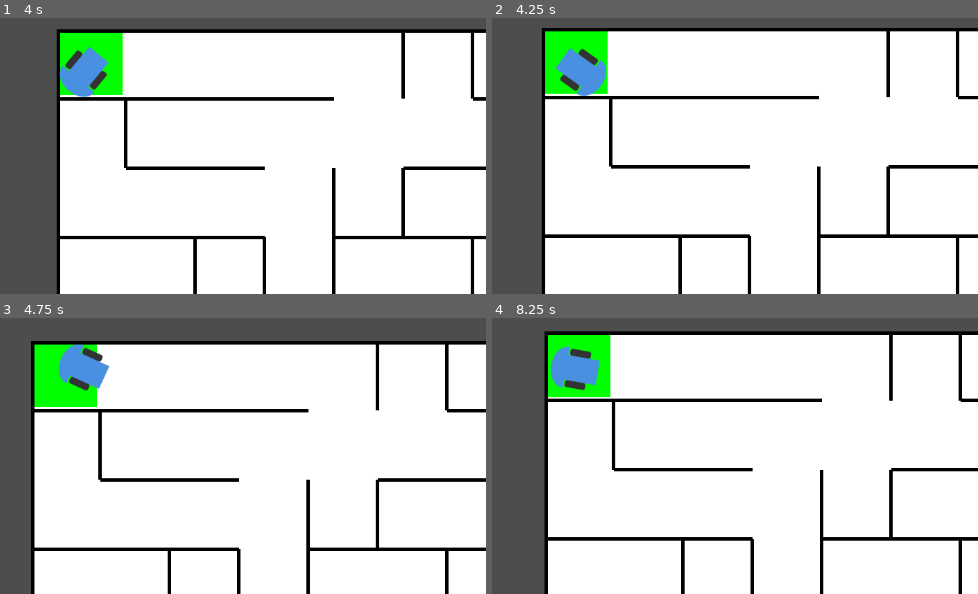
Above: before the commit, frames 1-4 (two rows, left to right).
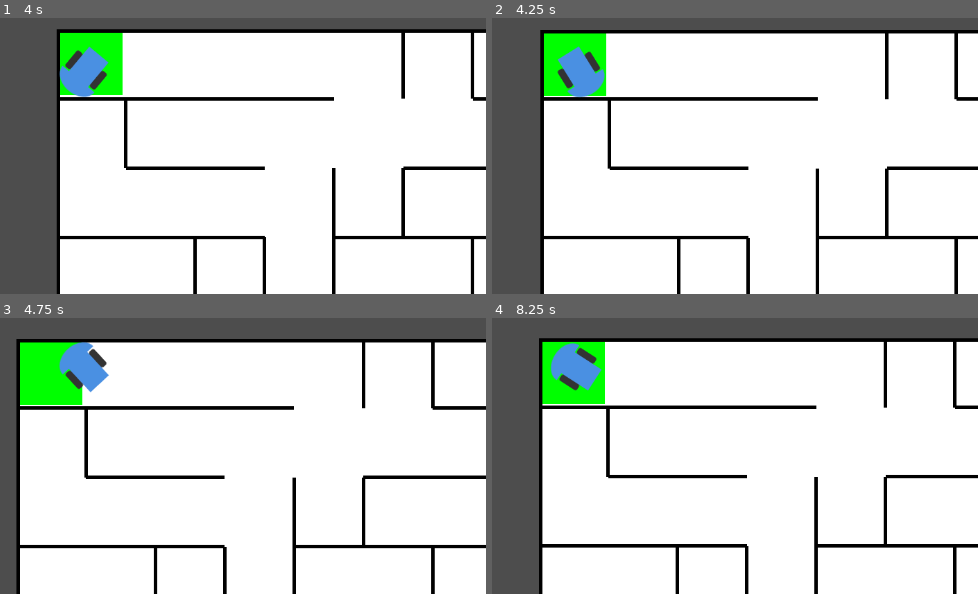
Above: after the commit, the same moments.

Repository: RubenJasperse/MazeSolverRobotSim
Game: Godot game, scene res://Scenes/main.tscn
Same seed, same stepped clock (60 frames per second), same inputs: the game is played once before the commit and once after it.
Inputs:
- Up to frame 1 (4 s): tap Enter (ui_accept) at 0.5, 1.35, 1.52, 1.82, 2.85, 3.02, 3.32 s; hold D (right) 0.53-1.28 s; hold Enter (ui_accept) 0.53-1.28 s; hold A (left) 1.28-2.03 s; hold Enter (ui_accept) 2.03-2.78 s; hold D (right) 2.03-3.53 s; hold A (left) from 3.53 s (still down); hold Enter (ui_accept) from 3.53 s (still down)
- Up to frame 2 (4.25 s): keep holding A (left); keep holding Enter (ui_accept); tap Escape (ui_cancel) at 4.15 s
- Up to frame 3 (4.75 s): keep holding A (left); release Enter (ui_accept) at 4.28 s; tap Enter (ui_accept) at 4.35, 4.52 s
- Up to frame 4 (8.25 s): tap Enter (ui_accept) at 4.82, 5.85, 6.02, 6.32, 7.35, 7.52, 7.82 s; hold Enter (ui_accept) 5.03-5.78 s; release A (left) at 5.78 s; hold D (right) 5.78-8.03 s; hold Enter (ui_accept) 6.53-7.28 s; hold A (left) from 8.03 s (still down); hold Enter (ui_accept) from 8.03 s (still down)

Frame 1 is identical in both runs. In frame 2, 6.9% of the frame differs, in the area x 9-100%, y 3-100%; in frame 3, 14%; in frame 4, 14%, in the area x 9-100%, y 4-100%.

Commit message:
API part 1.5 + Error Handling
API part 1.5 + Lots of bugfixes/optimizations + Error Handling + Debug tools + Algorithm stepper

Diff:
--- a/Scenes/main.tscn
+++ b/Scenes/main.tscn
@@ -12,7 +12,10 @@
 
 [node name="Camera2D" type="Camera2D" parent="Robot"]
 
-[node name="SimulationHandler" type="Node2D" parent="." node_paths=PackedStringArray("robot", "maze_generator")]
+[node name="SimulationHandler" type="Node2D" parent="." node_paths=PackedStringArray("robot", "maze_generator", "microcontroller")]
 script = ExtResource("3_8gbba")
 robot = NodePath("../Robot")
 maze_generator = NodePath("../MazeGenerator")
+microcontroller = NodePath("../Robot/MicroController")
+
+[editable path="Robot"]
--- a/Scripts/micro_controller.gd
+++ b/Scripts/micro_controller.gd
@@ -1,17 +1,36 @@
-# microcontroller_api.gd
 extends Node
 class_name MicrocontrollerAPI
 
 # Configuration
 @export var sensors_node: Node  # Reference to RobotSensors node
-
-# API Defaults
 @export var wall_detection_threshold: float = 50.0
+
+# Sensor staleness threshold in milliseconds
+const SENSOR_STALE_THRESHOLD_MS: float = 500.0
+const TOF_MAX_RANGE: float = 150.0
 
 # Internal state
 var last_sensor_update_time: float = 0.0
 var sensor_data_cache: Dictionary = {}
 var is_initialized: bool = false
+var error_state: bool = false
+var error_message: String = ""
+
+# Cached flat sensor values
+var _tof_front: float = TOF_MAX_RANGE
+var _tof_left: float = TOF_MAX_RANGE
+var _tof_right: float = TOF_MAX_RANGE
+var _gyro_angle: float = 0.0
+var _gyro_angular_velocity: float = 0.0
+var _gyro_absolute_angle: float = 0.0
+var _gyro_calibrated: bool = false
+var _accel_x: float = 0.0
+var _accel_y: float = 0.0
+var _mag_heading: float = 0.0
+
+# Motor state (will be expanded later)
+var left_motor_speed: float = 0.0
+var right_motor_speed: float = 0.0
 
 # --------------------------------------------------------------------
 # INITIALIZATION
@@ -21,7 +40,6 @@
 	initialize()
 
 func initialize():
-	# Wait for sensors to be ready
 	await get_tree().process_frame
 
 	if sensors_node and sensors_node.has_method("get_sensor_data"):
@@ -30,11 +48,34 @@
 		calibrate_sensors()
 	else:
 		push_error("Sensors node not found or missing get_sensor_data method")
+		enter_error_state("Sensor node missing during initialization")
 
 func _process(_delta: float) -> void:
+	if error_state:
+		return
+
 	update_sensors()
 
-	#print(get_compass_heading())
+# --------------------------------------------------------------------
+# ERROR HANDLING
+# --------------------------------------------------------------------
+
+func enter_error_state(message: String):
+	error_state = true
+	error_message = message
+	stop_motors()
+	push_error("Microcontroller ERROR: " + message)
+
+func clear_error_state():
+	error_state = false
+	error_message = ""
+	print("Microcontroller error cleared")
+
+func is_in_error_state() -> bool:
+	return error_state
+
+func get_error_message() -> String:
+	return error_message
 
 # --------------------------------------------------------------------
 # SENSOR POLLING
@@ -42,31 +83,95 @@
 
 func update_sensors() -> bool:
 	if not is_initialized or not sensors_node:
-		return false
-
-	# Get fresh sensor data
-	sensor_data_cache = sensors_node.get_sensor_data()
+		enter_error_state("Sensors not initialized")
+		return false
+
+	if error_state:
+		return false
+
+	var new_data = sensors_node.get_sensor_data()
+
+	if not validate_sensor_data(new_data):
+		enter_error_state("Invalid sensor data detected")
+		return false
+
+	sensor_data_cache = new_data
 	last_sensor_update_time = Time.get_ticks_msec()
 
+	# Update flat cache to avoid deep copies on every read
+	var tof = new_data["tof"]
+	_tof_front = tof["front"]
+	_tof_left  = tof["left"]
+	_tof_right = tof["right"]
+
+	var gyro = new_data["imu"]["gyro"]
+	_gyro_angle            = gyro.get("angle", 0.0)
+	_gyro_angular_velocity = gyro.get("angular_velocity", 0.0)
+	_gyro_absolute_angle   = gyro.get("absolute_angle", 0.0)
+	_gyro_calibrated       = gyro.get("calibrated", false)
+
+	var accel = new_data["imu"]["accel"]
+	_accel_x = accel.get("x", 0.0)
+	_accel_y = accel.get("y", 0.0)
+
+	var mag = new_data["imu"]["mag"]
+	_mag_heading = mag.get("heading", 0.0)
+
 	return true
 
+func validate_sensor_data(data: Dictionary) -> bool:
+	if not data.has("tof") or not data.has("imu"):
+		return false
+
+	var tof = data["tof"]
+	for key in ["front", "left", "right"]:
+		var value = tof.get(key, -1.0)
+		if value < 0.0 or value > TOF_MAX_RANGE:
+			return false
+
+	var imu = data["imu"]
+	if not imu.has("gyro") or not imu.has("accel") or not imu.has("mag"):
+		return false
+
+	var gyro = imu["gyro"]
+	if not gyro.has("angle") or not gyro.has("angular_velocity"):
+		return false
+
+	return true
+
+func is_sensor_data_stale() -> bool: # In Sim this does basically nothing, important for realworld
+	if last_sensor_update_time == 0.0:
+		return true
+	return (Time.get_ticks_msec() - last_sensor_update_time) > SENSOR_STALE_THRESHOLD_MS
+
 # --------------------------------------------------------------------
 # API - RAW DATA
 # --------------------------------------------------------------------
 
 func get_sensor_data() -> Dictionary:
-	# Return raw sensor data (format same as sensors.gd)
+	if error_state:
+		return _get_error_sensor_data()
+
 	if sensor_data_cache.is_empty():
 		update_sensors()
-	return sensor_data_cache.duplicate(true)  # For encapsulation
+
+	return sensor_data_cache.duplicate(true)
+
+func _get_error_sensor_data() -> Dictionary:
+	# Return invalid/safe values
+	return {
+		"tof": {"front": 0.0, "left": 0.0, "right": 0.0},
+		"imu": {
+			"gyro": {"angle": 0.0, "angular_velocity": 0.0, "absolute_angle": 0.0, "calibrated": false},
+			"accel": {"x": 0.0, "y": 0.0, "magnitude": 0.0, "units": "m/s²"},
+			"mag": {"x": 0.0, "y": 0.0, "heading": 0.0, "magnitude": 0.0, "units": "μT"}
+		}
+	}
 
 func get_tof_distances() -> Dictionary:
-	# Return only ToF distances
-	var data = get_sensor_data()
-	return data.get("tof", {"front": 0.0, "left": 0.0, "right": 0.0})
+	return {"front": _tof_front, "left": _tof_left, "right": _tof_right}
 
 func get_imu_data() -> Dictionary:
-	# Return only IMU data
 	var data = get_sensor_data()
 	return data.get("imu", {"gyro": {}, "accel": {}, "mag": {}})
 
@@ -76,45 +181,72 @@
 
 func get_compass_heading() -> float:
 	# Return compass heading in deg (0-360, 0 = North)
-	var imu_data = get_imu_data()
-	var mag_data = imu_data.get("mag", {})
-	return mag_data.get("heading", 0.0)
+	return _mag_heading
 
 func get_gyro_angle() -> float:
 	# Return gyro angle relative to calibration
-	var imu_data = get_imu_data()
-	var gyro_data = imu_data.get("gyro", {})
-	return gyro_data.get("angle", 0.0)
+	return _gyro_angle
 
 func get_angular_velocity() -> float:
 	# Return gyro angular velocity in deg/s
-	var imu_data = get_imu_data()
-	var gyro_data = imu_data.get("gyro", {})
-	return gyro_data.get("angular_velocity", 0.0)
+	return _gyro_angular_velocity
 
 func get_acceleration() -> Vector2:
 	# Return 2D acceleration vector
-	var imu_data = get_imu_data()
-	var accel_data = imu_data.get("accel", {})
-	return Vector2(accel_data.get("x", 0.0), accel_data.get("y", 0.0))
+	return Vector2(_accel_x, _accel_y)
 
 func get_wall_detections(threshold: float = wall_detection_threshold) -> Dictionary:
 	# Return bool for each direction if wall is closer than threshold
-	var tof = get_tof_distances()
-	return {
-		"front": tof.get("front", 0.0) < threshold,
-		"left": tof.get("left", 0.0) < threshold,
-		"right": tof.get("right", 0.0) < threshold
-	}
-
-func is_wall_ahead(threshold: float = 50.0) -> bool:
-	return get_tof_distances().get("front", 0.0) < threshold
-
-func is_wall_left(threshold: float = 50.0) -> bool:
-	return get_tof_distances().get("left", 0.0) < threshold
-
-func is_wall_right(threshold: float = 50.0) -> bool:
-	return get_tof_distances().get("right", 0.0) < threshold
+	return {
+		"front": _tof_front < threshold,
+		"left":  _tof_left  < threshold,
+		"right": _tof_right < threshold
+	}
+
+func is_wall_ahead(threshold: float = wall_detection_threshold) -> bool:
+	return _tof_front < threshold
+
+func is_wall_left(threshold: float = wall_detection_threshold) -> bool:
+	return _tof_left < threshold
+
+func is_wall_right(threshold: float = wall_detection_threshold) -> bool:
+	return _tof_right < threshold
+
+func get_cardinal_direction() -> String:
+	var heading = get_compass_heading()
+
+	if heading >= 315.0 or heading < 45.0:
+		return "N"
+	elif heading < 135.0:
+		return "E"
+	elif heading < 225.0:
+		return "S"
+	else:
+		return "W"
+
+# --------------------------------------------------------------------
+# MOTOR CONTROL (Unfinished)
+# --------------------------------------------------------------------
+
+func set_motors(left: float, right: float):
+	if error_state:
+		push_warning("Cannot set motors - microcontroller in error state")
+		return
+
+	left_motor_speed = left
+	right_motor_speed = right
+	# TODO: Send to motor driver
+
+func stop_motors():
+	left_motor_speed = 0.0
+	right_motor_speed = 0.0
+	# TODO: Send stop command to motor driver
+
+func get_motor_speeds() -> Dictionary:
+	return {
+		"left": left_motor_speed,
+		"right": right_motor_speed
+	}
 
 # --------------------------------------------------------------------
 # API - CALIBRATION
@@ -122,15 +254,21 @@
 
 func calibrate_sensors():
 	# Calibrate IMU sensors (set current orientation as reference)
-	if sensors_node and sensors_node.has_method("calibrate_sensors"):
-		sensors_node.calibrate_sensors()
-		print("Sensors calibrated")
-
-func reset_gyro_calibration():
-	# Reset gyro to current orientation
-	if sensors_node and sensors_node.has_method("reset_gyro_calibration"):
-		sensors_node.reset_gyro_calibration()
-		print("Gyro recalibrated")
+	if not sensors_node:
+		push_error("Cannot calibrate: sensors_node is null")
+		enter_error_state("Calibration failed: no sensor node")
+		return
+
+	if not sensors_node.has_method("calibrate_sensors"):
+		push_error("Cannot calibrate: sensors_node missing calibrate_sensors method")
+		enter_error_state("Calibration failed: method not found")
+		return
+
+	sensors_node.calibrate_sensors()
+	print("Sensors calibrated")
+
+	if error_state:
+		print("Calibration completed while in error state — consider calling clear_error_state() if the issue is resolved")
 
 # --------------------------------------------------------------------
 # API - UTILITIES
@@ -140,16 +278,18 @@
 	return last_sensor_update_time
 
 func is_sensors_ready() -> bool:
-	# Use to stop Robot if sensors fail | TODO: Actively check for faulty data
-	return is_initialized and not sensor_data_cache.is_empty()
-
-# --------------------------------------------------------------------
-# DEBUG/DEVICE INFO
+	return is_initialized and not sensor_data_cache.is_empty() and not is_sensor_data_stale()
+
+# --------------------------------------------------------------------
+# DEBUG
 # --------------------------------------------------------------------
 
 func get_device_info() -> Dictionary:
 	return {
-		"sensor_delay": sensors_node.sensor_update_delay,
 		"last_update": last_sensor_update_time,
-		"initialized": is_initialized
-	}
+		"sensor_stale": is_sensor_data_stale(),
+		"initialized": is_initialized,
+		"error_state": error_state,
+		"error_message": error_message,
+		"motor_speeds": {"left": left_motor_speed, "right": right_motor_speed}
+	}
--- a/Scripts/sensors.gd
+++ b/Scripts/sensors.gd
@@ -62,7 +62,7 @@
 	imu_calibrated = true
 
 # --------------------------------------------------------------------
-# ToF SENSORS
+# SENSORS
 # --------------------------------------------------------------------
 
 func get_sensor_data() -> Dictionary:
@@ -75,6 +75,10 @@
 		"tof": get_tof_data(),
 		"imu": get_imu_data()
 	}
+
+# --------------------------------------------------------------------
+# ToF SENSORS
+# --------------------------------------------------------------------
 
 func get_tof_data() -> Dictionary:
 	# Return ToF distances
--- a/Scripts/simulation_handler.gd
+++ b/Scripts/simulation_handler.gd
@@ -1,8 +1,127 @@
 extends Node2D
+class_name SimulationHandler
 
 @export var robot: CharacterBody2D
-@export var maze_generator: Node2D
+@export var maze_generator: MazeGenerator
+@export var microcontroller: MicrocontrollerAPI
+@export var algorithm_script: Script  # INFO DRAG ALGORITHM SCRIPT TO THIS SLOT IN THE EDITOR
+
+# Simulation state
+var algorithm_instance: RefCounted
+var is_running: bool = false
 
 func _ready() -> void:
+	reset_robot_position()
+
+	# Connect microcontroller to sensors
+	if microcontroller and robot.has_node("Sensors"):
+		microcontroller.sensors_node = robot.get_node("Sensors")
+		print("Microcontroller connected to sensors")
+	else:
+		push_error("Failed to connect microcontroller to sensors")
+		return
+
+	initialize_algorithm()
+
+	start_simulation()
+
+func reset_robot_position():
 	robot.global_position = maze_generator.get_start_position()
-	robot.rotation = PI
+	robot.rotation = PI  # Robot facing down (South)
+
+	if robot.has_method("reset"):
+		robot.reset()
+
+func initialize_algorithm():
+	# Create algorithm instance from script
+	if algorithm_script:
+		algorithm_instance = algorithm_script.new()
+		if algorithm_instance.has_method("initialize"):
+			algorithm_instance.initialize(microcontroller) # Pass down reference to microcontroller for API usage
+			print("Algorithm initialized: ", algorithm_script.resource_path)
+		else:
+			push_error("Algorithm script missing initialize() method")
+	else:
+		push_warning("No algorithm script assigned")
+
+func _physics_process(_delta: float) -> void:
+	if not is_running:
+		return
+
+	# Run algorithm step
+	if algorithm_instance and algorithm_instance.has_method("step"):
+		algorithm_instance.step()
+
+	check_goal_reached()
+
+func start_simulation():
+	if microcontroller and microcontroller.is_in_error_state():
+		print("Cannot start simulation - microcontroller in error state")
+		return
+
+	is_running = true
+	print("Simulation started")
+
+func pause_simulation():
+	is_running = false
+	print("Simulation paused")
+
+# WARNING: This function causes weird behavior when resetting mid run for some reason
+func reset_simulation():
+	pause_simulation()
+
+	reset_robot_position()
+
+	# Clear microcontroller error state if any
+	if microcontroller and microcontroller.is_in_error_state():
+		microcontroller.clear_error_state()
+
+	# Recalibrate sensors
+	if microcontroller and microcontroller.has_method("calibrate_sensors"):
+		microcontroller.calibrate_sensors()
+
+	print("Simulation reset")
+
+	start_simulation()
+
+func check_goal_reached():
+	var goal_pos = maze_generator.get_goal_position()
+	var distance = robot.global_position.distance_to(goal_pos)
+
+	# Check if robot is close enough to goal (within half a cell)
+	if distance < maze_generator.cell_size * 0.5:
+		print("Goal reached!")
+		pause_simulation()
+
+func get_simulation_status() -> Dictionary:
+	var status = {
+		"is_running": is_running,
+		"robot_position": robot.global_position,
+		"robot_cell": maze_generator.get_cell_at_position(robot.global_position),
+		"goal_cell": maze_generator.goal_cell,
+		"distance_to_goal": robot.global_position.distance_to(maze_generator.get_goal_position())
+	}
+
+	if microcontroller:
+		status["microcontroller"] = {
+			"initialized": microcontroller.is_initialized,
+			"error_state": microcontroller.is_in_error_state(),
+			"error_message": microcontroller.get_error_message(),
+			"motor_speeds": microcontroller.get_motor_speeds()
+		}
+
+	return status
+
+# Keyboard controls for testing
+func _unhandled_input(event: InputEvent):
+	if event.is_action_pressed("ui_accept"):  # Space bar
+		if is_running:
+			pause_simulation()
+		else:
+			start_simulation()
+
+	if event.is_action_pressed("ui_cancel"):  # Escape
+		reset_simulation()
+
+	if event.is_action_pressed("ui_copy"):  # Ctr + C
+		print(get_simulation_status())
